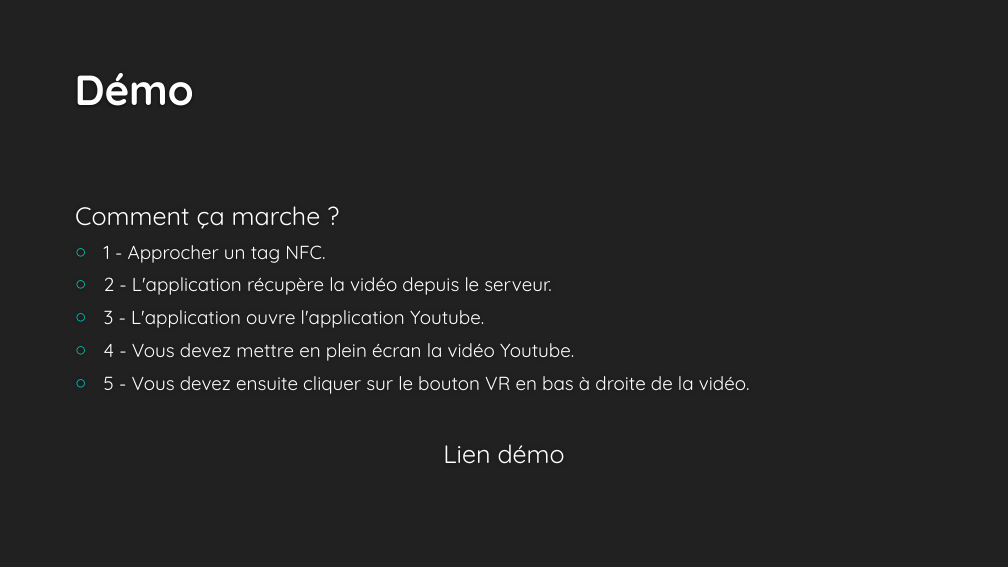
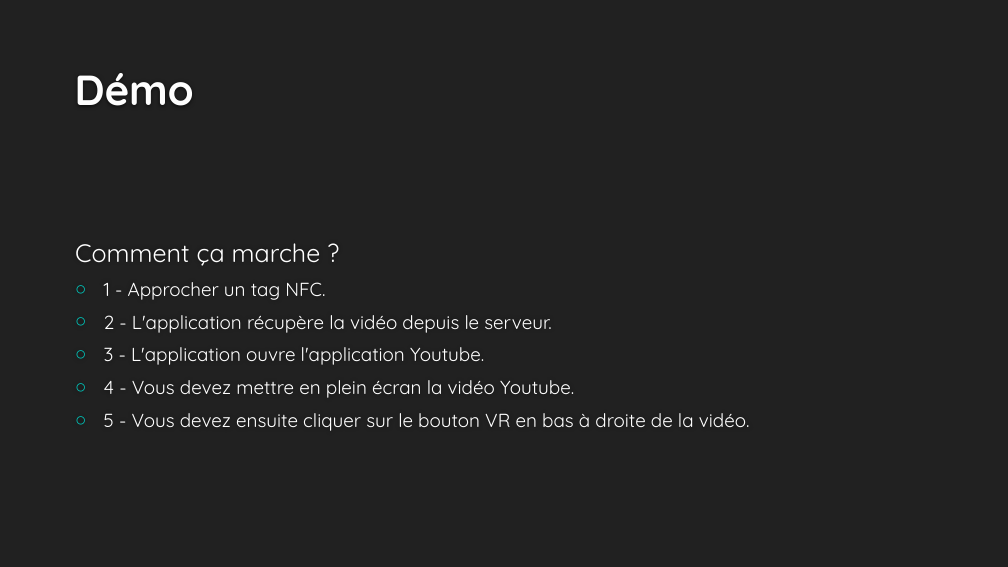
Before and after one commit to rlembo06/VR_tourism, a slide deck: slide 19 of annexes/slides-VR_Tourism.pptx (slide 7 before the commit). Drawn at 1008x567 pixels with LibreOffice and Linux fonts; fonts in the diff are those of the drawing; background and template pictures are left out. Boxes give left, top, right and bottom in pixels: in the first picture for what was removed or moved away, otherwise in the second. Text is boxed around its words. In the diff, an @@ line names an element or a change of style, - is before the commit and + after.

```diff
--- a/annexes/slides-VR_Tourism.pptx
+++ b/annexes/slides-VR_Tourism.pptx
@@ text at [443,444,565,464]: paragraph removed @@
-Lien démo
```
Also in this commit, not shown: 2 other slides changed, 12 slides added, 4 other files.
